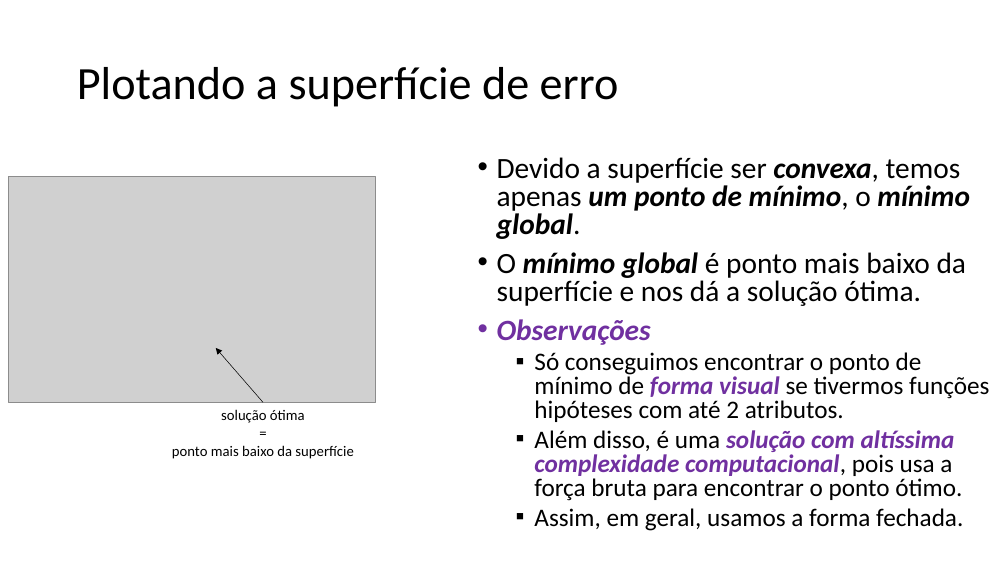
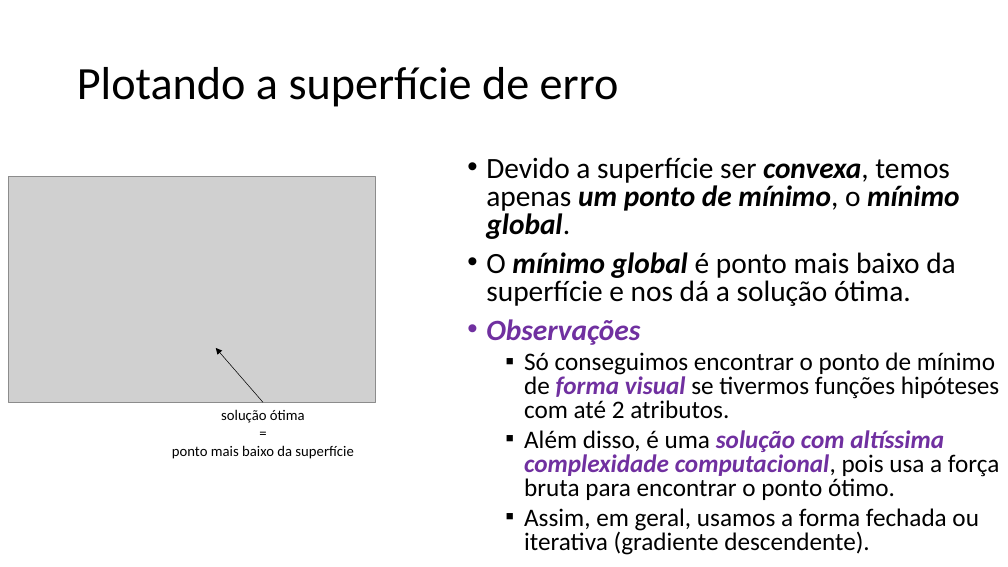
Before and after one commit to zz4fap/t319_aprendizado_de_maquina, a slide deck: slide 45 of slides/T319_Regressão_Linear (Parte I).pptx. Drawn at 1008x567 pixels with LibreOffice and Linux fonts; fonts in the diff are those of the drawing; grey boxes stand for pictures. Boxes give left, top, right and bottom in pixels: in the first picture for what was removed or moved away, otherwise in the second. Text is boxed around its words. In the diff, an @@ line names an element or a change of style, - is before the commit and + after.

```diff
--- a/slides/T319_Regressão_Linear (Parte I).pptx
+++ b/slides/T319_Regressão_Linear (Parte I).pptx
@@ text "Devido a superfície ser convexa, ...": place and size @@
-text "Devido a superfície ser convexa, ..." at (497, 157, 989, 531)
+text "Devido a superfície ser convexa, ..." at (486, 157, 999, 555)
@@ text at (524, 508, 979, 555): text changed @@
-  ▪ Assim, em geral, usamos a forma fechada.
+  ▪ Assim, em geral, usamos a forma fechada ou iterativa (gradiente descendente).
```
Also in this commit, not shown: 4 other slides changed, 1 other file.
